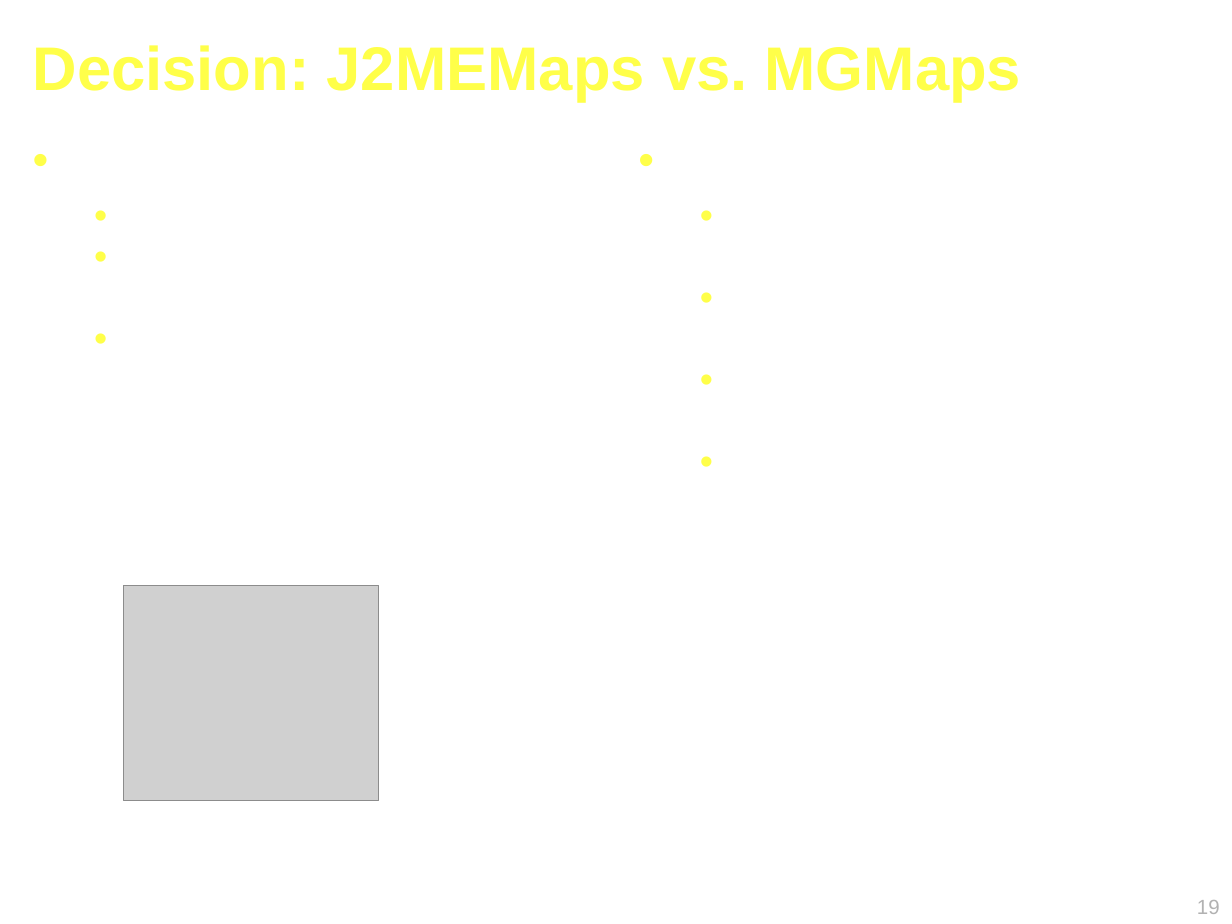
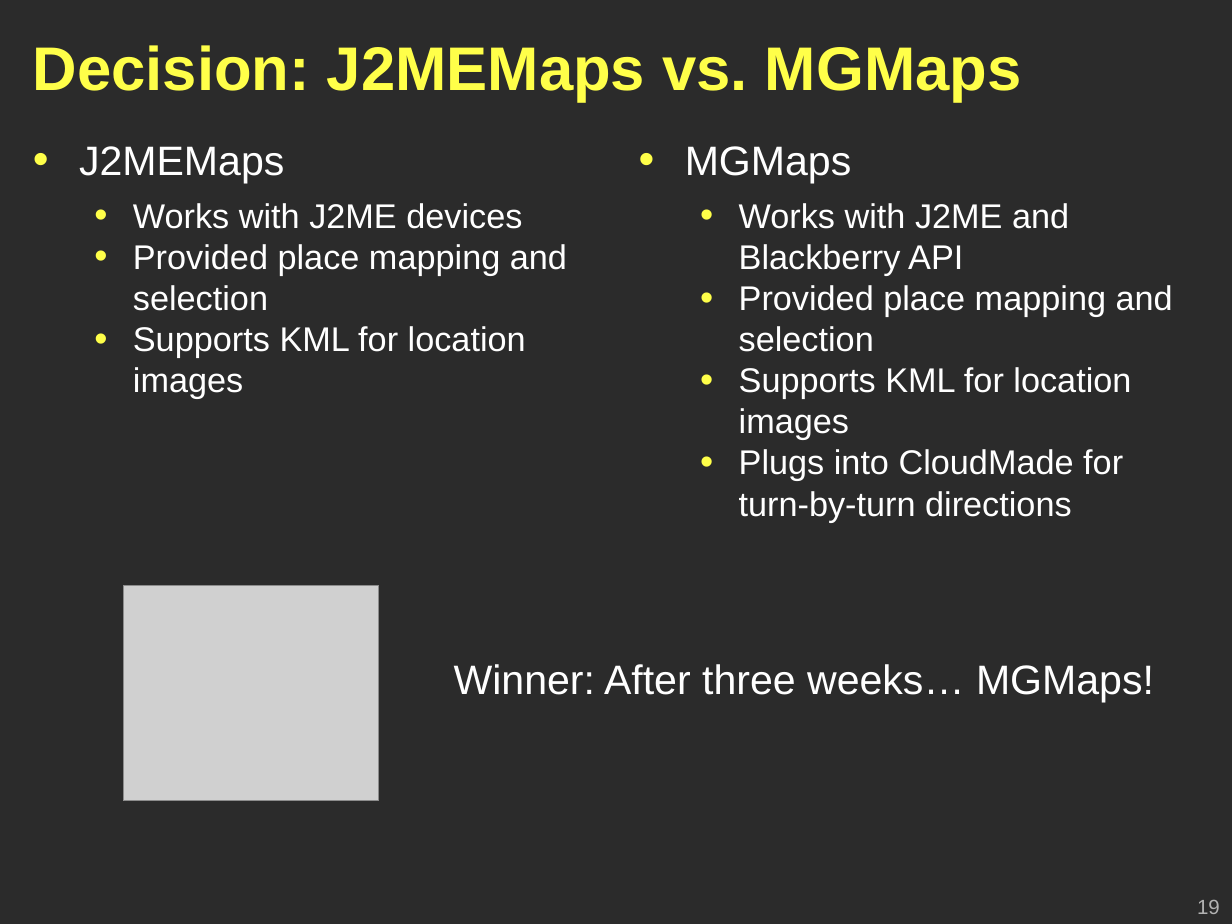
Before and after one commit to Geoffsc/psu-edu-sweng500, a slide deck: slide 19 of docs/presentation/sweng500-carpool-presentation.ppt. Drawn at 1232x924 pixels with LibreOffice and Linux fonts; fonts in the diff are those of the drawing; grey boxes stand for pictures; background and template pictures are left out; a plain dark background stands for a picture behind light text. Boxes give left, top, right and bottom in pixels: in the first picture for what was removed or moved away, otherwise in the second. Text is boxed around its words. In the diff, an @@ line names an element or a change of style, - is before the commit and + after.

```diff
--- a/docs/presentation/sweng500-carpool-presentation.ppt
+++ b/docs/presentation/sweng500-carpool-presentation.ppt
@@ background #FFFFFF to picture (left out) @@
@@ text added at (79, 146, 567, 399), 20 pt, text #FFFFFF @@
+• J2MEMaps
+  • Works with J2ME devices
+  • Provided place mapping and selection
+  • Supports KML for location images
@@ text added at (685, 146, 1173, 522), 20 pt, text #FFFFFF @@
+• MGMaps
+  • Works with J2ME and Blackberry API
+  • Provided place mapping and selection
+  • Supports KML for location images
+  • Plugs into CloudMade for turn-by-turn directions
@@ text added at (454, 664, 1154, 702), 24 pt, text #FFFFFF @@
+Winner: After three weeks… MGMaps!
```
Also in this commit, not shown: 21 other slides changed.
